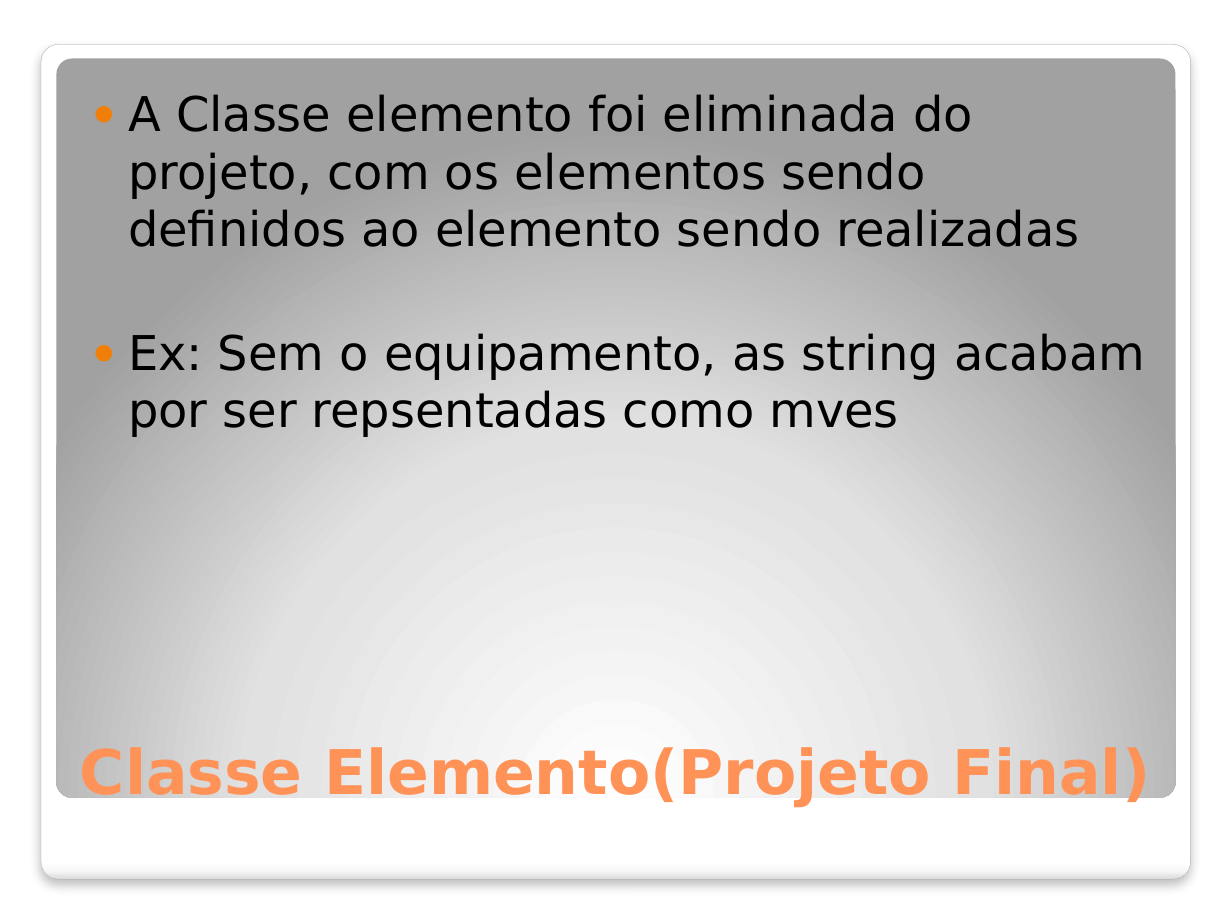
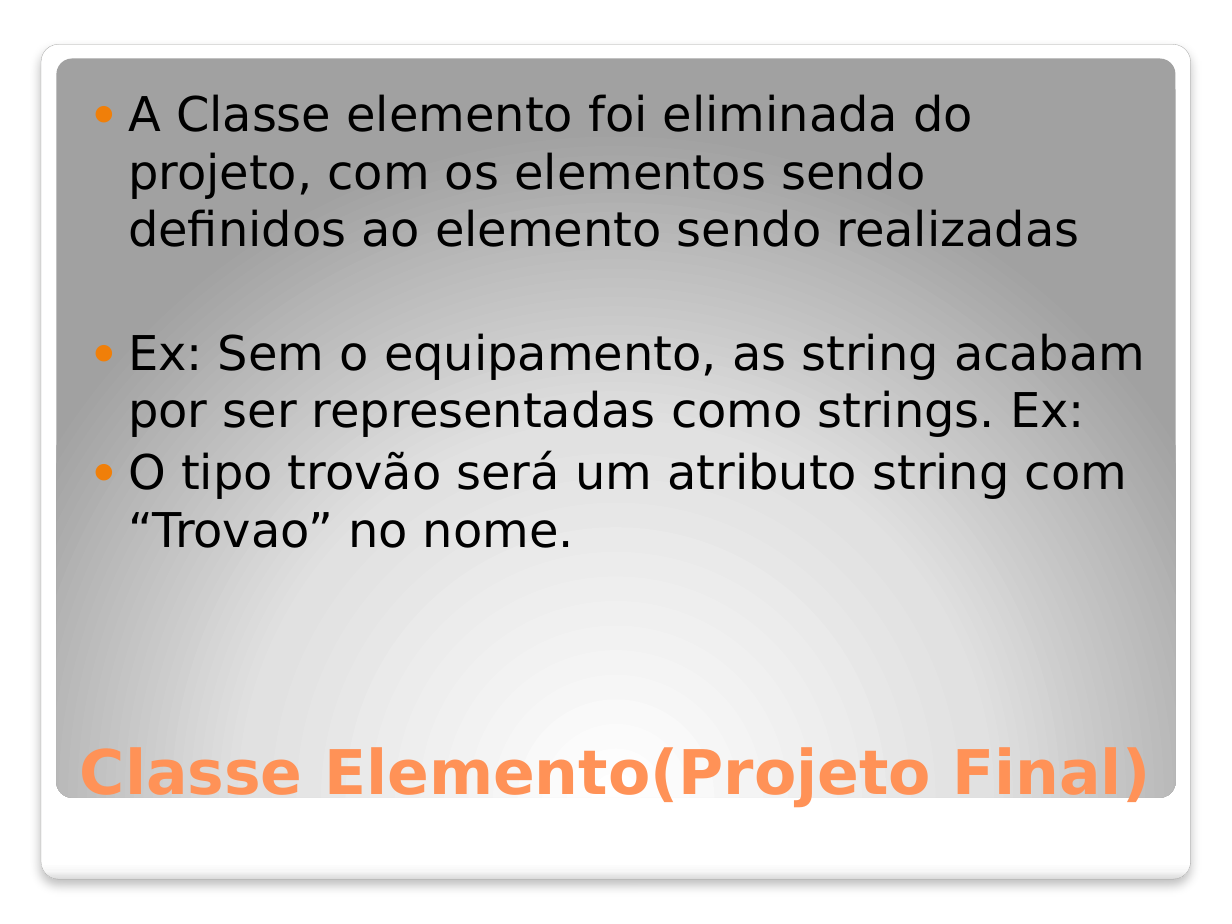
Before and after one commit to Sairaf/ToF2, a slide deck: slide 8 of Apresentação slide/Prog II projeto final.pptx. Drawn at 1232x924 pixels with LibreOffice and Linux fonts; fonts in the diff are those of the drawing; background and template pictures are left out. Boxes give left, top, right and bottom in pixels: in the first picture for what was removed or moved away, otherwise in the second. Text is boxed around its words. In the diff, an @@ line names an element or a change of style, - is before the commit and + after.

```diff
--- a/Apresentação slide/Prog II projeto final.pptx
+++ b/Apresentação slide/Prog II projeto final.pptx
@@ text at box(128, 333, 1145, 548): text changed @@
-● Ex: Sem o equipamento, as string acabam por ser repsentadas como mves
+● Ex: Sem o equipamento, as string acabam por ser representadas como strings. Ex:
+● O tipo trovão será um atributo string com “Trovao” no nome.
```
Also in this commit, not shown: 2 other slides changed, 1 slide added.
